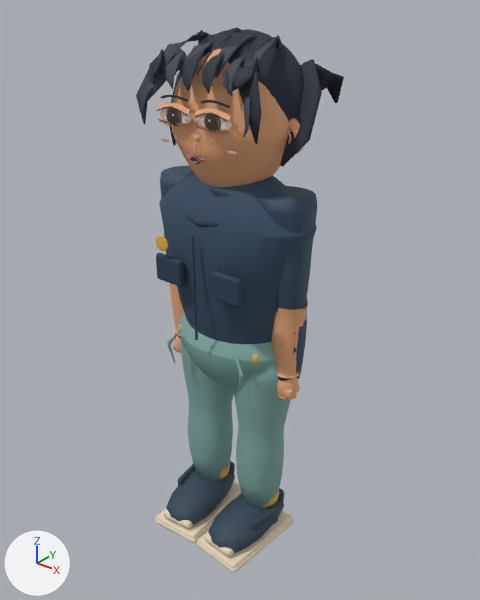
A saved change to the glTF model models/atrium/residents/chen-master.glb.
One viewpoint serves both versions: a camera (50 mm lens) standing at (1.262, -1.549, 1.883) and looking at (0.016, 0.008, 0.918). The lights are fixed; the arrows at lower left show +X, +Y and +Z. The picture after the commit comes second. Where no turn or scale is listed for an object, it has been applied to the vertices. Vertices at exactly the same position are counted once.

Objects in the first picture: 'EyePivot_-1_Surface', 'EyePivot_1_Surface', 'HeadPivot_Surface', 'SkinnedArticulationCore', 'VisualRoot_Surface' and 1 more.
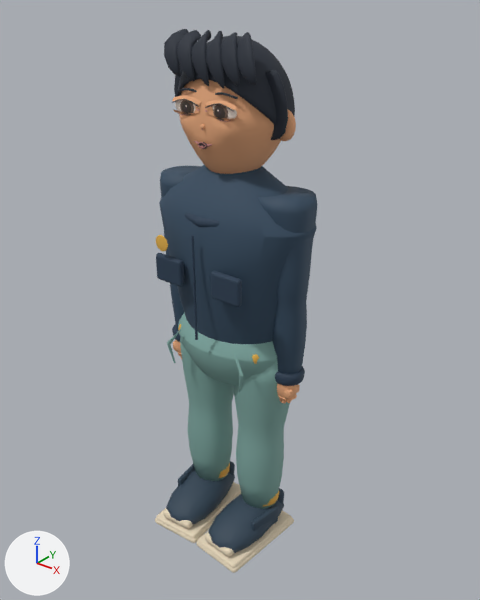
ob_headpivot is not drawn itself; it is the parent of ob_browpivot__1, ob_browpivot_1, ob_eyepivot__1, ob_eyepivot_1, ob_headpivot_surface, ob_mouthpivot.

Where the newer file only moved an object's origin or applied its transform, the numbers keep the older frame.

Pixel boxes (x1, y1, x2, y2) of what changed, in the pictures (480 x 600 px; the box of a moved part takes in the faces that stretch with it):
'HeadPivot_Surface', reshaped, moved, rescaled (36% narrower, 9% shorter)
    before: (136, 27, 344, 187)
    after: (164, 29, 296, 174)
'EyePivot_1_Surface', moved, rescaled (13% narrower, 15% shorter)
    before: (194, 108, 231, 134)
    after: (205, 100, 237, 122)
'EyePivot_-1_Surface', moved, rescaled (17% narrower, 12% shorter)
    before: (156, 103, 191, 127)
    after: (172, 95, 201, 116)
'MouthClosedPivot_Surface', moved, rescaled (14% narrower, 12% shorter)
    before: (185, 155, 206, 162)
    after: (194, 141, 212, 147)
part 1 of me_skinnedarticulationcoremesh, deleted (mostly hidden)
    before: (297, 299, 308, 309)
part 2 of me_skinnedarticulationcoremesh, cut back (mostly hidden afterwards)
    before: (170, 283, 184, 335)
    after: (172, 324, 182, 359)
part 3 of me_skinnedarticulationcoremesh, reshaped
    before: (271, 301, 308, 378)
    after: (275, 366, 305, 404)
part 6 of me_sphere, moved or reshaped
    before: (161, 95, 188, 101)
    after: (178, 88, 197, 92)
part 7 of me_sphere, moved or reshaped
    before: (201, 100, 230, 108)
    after: (215, 92, 238, 99)
part 8 of me_sphere, rebuilt
    before: (179, 29, 304, 121)
    after: (177, 36, 295, 125)
part 9 of me_sphere, rebuilt (17% narrower, 40% taller)
    before: (202, 53, 224, 94)
    after: (206, 31, 224, 89)
part 10 of me_sphere, added
    after: (164, 29, 189, 76)
part 11 of me_sphere, added
    after: (177, 30, 201, 81)
part 12 of me_sphere, added
    after: (191, 30, 211, 86)
part 13 of me_sphere, added
    after: (221, 32, 240, 87)
part 14 of me_sphere, added
    after: (237, 32, 257, 85)
part 15 of me_sphere, added (mostly hidden)
    after: (174, 64, 183, 116)
part 16 of me_sphere, added
    after: (265, 70, 288, 140)
part 17 of me_sphere, deleted
    before: (140, 27, 344, 155)
part 18 of me_sphere, deleted
    before: (136, 30, 322, 167)

Diff of the bpy script that builds the scene:
```diff
--- a/models/atrium/residents/chen-master.glb.py
+++ b/models/atrium/residents/chen-master.glb.py
@@ me_skinnedarticulationcoremesh @@
-me_skinnedarticulationcoremesh.from_pydata(...)  # 4562 vertices, 8980 faces; spans x -0.288..0.288, y -0.251..0.101, z 0.002..1.315
+me_skinnedarticulationcoremesh.from_pydata(...)  # 5850 vertices, 11524 faces; spans x -0.288..0.288, y -0.251..0.101, z 0.002..1.315
+# me_skinnedarticulationcoremesh part 1: the loose piece of 130 vertices spanning x 0.165..0.278, y -0.053..0.05, z 0.939..1.005 is deleted
+# me_skinnedarticulationcoremesh part 2: 182 vertices removed from x -0.28..-0.159, y -0.057..0.051, z 0.722..0.978; 956 vertices added at x -0.279..-0.136, y -0.053..0.053, z 0.61..0.74
+# me_skinnedarticulationcoremesh part 3: 182 vertices removed from x 0.164..0.286, y -0.057..0.051, z 0.722..0.978; 956 vertices added at x 0.136..0.279, y -0.053..0.053, z 0.611..0.74
+# other edits to the shape of me_skinnedarticulationcoremesh do not show in these pictures
 me_skinnedarticulationcoremesh.materials.append(mat_skinnedarticulationcore_vertex_surface)
@@ me_sphere_001 @@
-me_sphere_001.from_pydata(...)  # 1426 vertices, 2764 faces; spans x -0.0608..0.061, y -0.0168..0.0078, z -0.0274..0.0359
+me_sphere_001.from_pydata(...)  # 1426 vertices, 2764 faces; spans x -0.0426..0.0625, y 0.0293..0.0506, z -0.0037..0.051
+# me_sphere_001 part 4: the whole mesh is scaled about its middle by 0.864, then moved by (0.0099, 0.0445, 0.0194)
 me_sphere_001.materials.append(mat_resident_unified_surface)
@@ me_sphere_008 @@
-me_sphere_008.from_pydata(...)  # 1426 vertices, 2764 faces; spans x -0.061..0.0608, y -0.0168..0.0078, z -0.0274..0.0359
+me_sphere_008.from_pydata(...)  # 1426 vertices, 2764 faces; spans x -0.0625..0.0426, y 0.0302..0.0514, z -0.0037..0.051
+# me_sphere_008 part 5: the whole mesh is scaled about its middle by 0.864, then moved by (-0.0099, 0.0453, 0.0194)
 me_sphere_008.materials.append(mat_resident_unified_surface)
@@ me_sphere @@
 # used by ob_headpivot_surface; parent = ob_headpivot; location = (0.0, 0.0, 0.0)
-me_sphere.from_pydata(...)  # 5670 vertices, 11172 faces; spans x -0.303..0.303, y -0.23..0.231, z -0.27..0.314
+me_sphere.from_pydata(...)  # 5314 vertices, 10552 faces; spans x -0.272..0.272, y -0.2..0.206, z -0.27..0.324
+# me_sphere part 6: the loose piece of 70 vertices spanning x -0.14..-0.028, y -0.215..-0.197, z 0.094..0.114 is moved by (0.0, 0.04, 0.0)
+# me_sphere part 7: the loose piece of 70 vertices spanning x 0.028..0.14, y -0.215..-0.197, z 0.094..0.114 is moved by (0.0, 0.039, 0.0)
+# me_sphere part 8: the loose piece of 1552 vertices spanning x -0.238..0.242, y -0.136..0.204, z -0.139..0.307 is rebuilt with 1346 vertices and now spans x -0.245..0.237, y -0.18..0.206, z -0.099..0.298
+# me_sphere part 9: the loose piece of 52 vertices spanning x 0.009..0.095, y -0.23..-0.126, z 0.133..0.246 is rebuilt with 182 vertices and now spans x 0.004..0.1, y -0.2..-0.096, z 0.13..0.324
+# me_sphere part 10: a new loose piece of 182 vertices spanning x -0.196..-0.105, y -0.2..-0.098, z 0.156..0.322, in mat_resident_unified_surface
+# me_sphere part 11: a new loose piece of 182 vertices spanning x -0.132..-0.038, y -0.2..-0.098, z 0.144..0.32, in mat_resident_unified_surface
+# me_sphere part 12: a new loose piece of 182 vertices spanning x -0.064..0.03, y -0.2..-0.096, z 0.132..0.323, in mat_resident_unified_surface
+# me_sphere part 13: a new loose piece of 182 vertices spanning x 0.058..0.17, y -0.2..-0.098, z 0.143..0.321, in mat_resident_unified_surface
+# me_sphere part 14: a new loose piece of 182 vertices spanning x 0.116..0.24, y -0.2..-0.098, z 0.155..0.324, in mat_resident_unified_surface
+# me_sphere part 15: a new loose piece of 182 vertices spanning x -0.27..-0.177, y -0.061..-0.017, z -0.069..0.194, in mat_resident_unified_surface
+# me_sphere part 16: a new loose piece of 182 vertices spanning x 0.177..0.27, y -0.061..-0.017, z -0.069..0.194, in mat_resident_unified_surface
+# me_sphere part 17: 11 loose pieces with 606 vertices, spanning x -0.279..0.282, y -0.222..0.231, z -0.071..0.314, are deleted
+# me_sphere part 18: 948 vertices removed from x -0.303..0.303, y -0.23..0.152, z -0.106..0.301
 me_sphere.materials.append(mat_resident_unified_surface)
@@ ob_headpivot @@
 ob_headpivot.parent = ob_visualroot
-ob_headpivot.location = (0.0, 0.0, 1.496)
-ob_headpivot.scale = (0.893, 0.845, 0.836)
+ob_headpivot.location = (0.0, 0.0, 1.521)
+ob_headpivot.scale = (0.771, 0.73, 0.722)
```
